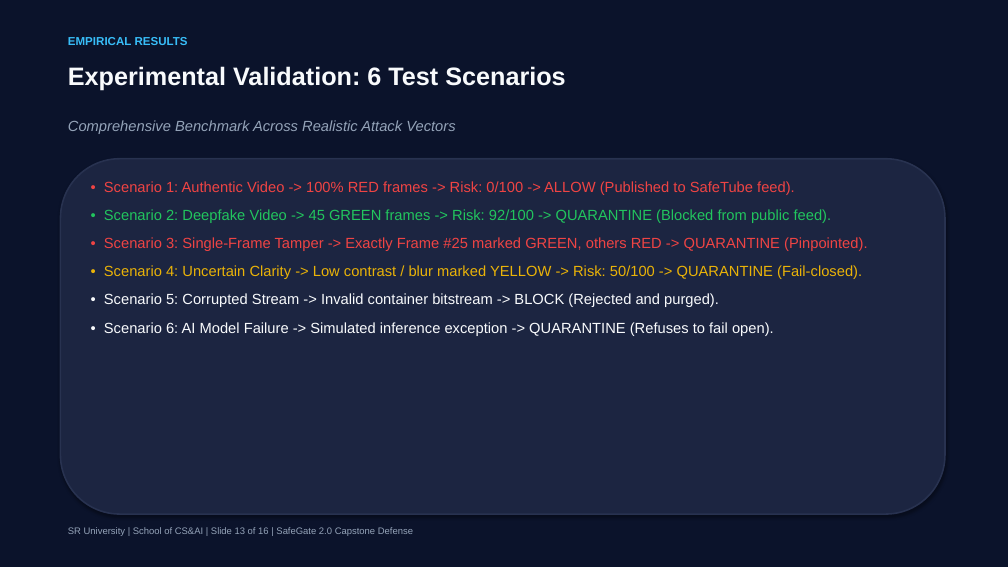
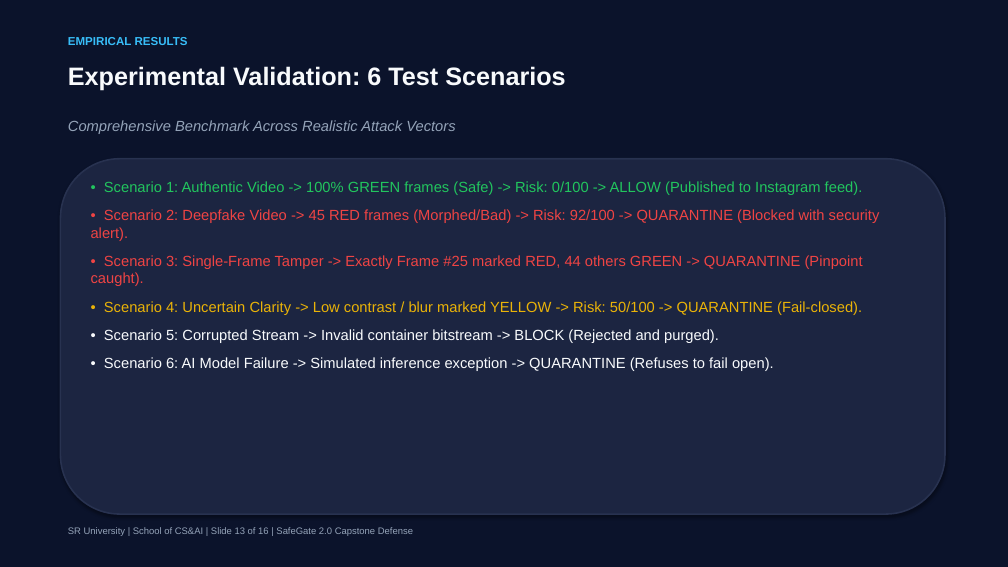
Before and after one commit to BongoniDevendarGoud/safegate, a slide deck: slide 13 of submission/2103A52001-Bongoni_Devendar_Goud_Presentation.pptx. Drawn at 1008x567 pixels with LibreOffice and Linux fonts; fonts in the diff are those of the drawing. Boxes give left, top, right and bottom in pixels: in the first picture for what was removed or moved away, otherwise in the second. Text is boxed around its words. In the diff, an @@ line names an element or a change of style, - is before the commit and + after.

Commit message:
feat: transform web interface to Instagram background firewall and update color convention (green=safe, red=morphed/bad content)

```diff
--- a/submission/2103A52001-Bongoni_Devendar_Goud_Presentation.pptx
+++ b/submission/2103A52001-Bongoni_Devendar_Goud_Presentation.pptx
@@ text at <box>91,181,880,286</box>: text changed @@
-• Scenario 1: Authentic Video -> 100% RED frames -> Risk: 0/100 -> ALLOW (Published to SafeTube feed).
-• Scenario 2: Deepfake Video -> 45 GREEN frames -> Risk: 92/100 -> QUARANTINE (Blocked from public feed).
-• Scenario 3: Single-Frame Tamper -> Exactly Frame #25 marked GREEN, others RED -> QUARANTINE (Pinpointed).
+• Scenario 1: Authentic Video -> 100% GREEN frames (Safe) -> Risk: 0/100 -> ALLOW (Published to Instagram feed).
+• Scenario 2: Deepfake Video -> 45 RED frames (Morphed/Bad) -> Risk: 92/100 -> QUARANTINE (Blocked with security alert).
+• Scenario 3: Single-Frame Tamper -> Exactly Frame #25 marked RED, 44 others GREEN -> QUARANTINE (Pinpoint caught).
```
Also in this commit, not shown: 3 other slides changed, 16 other files.
